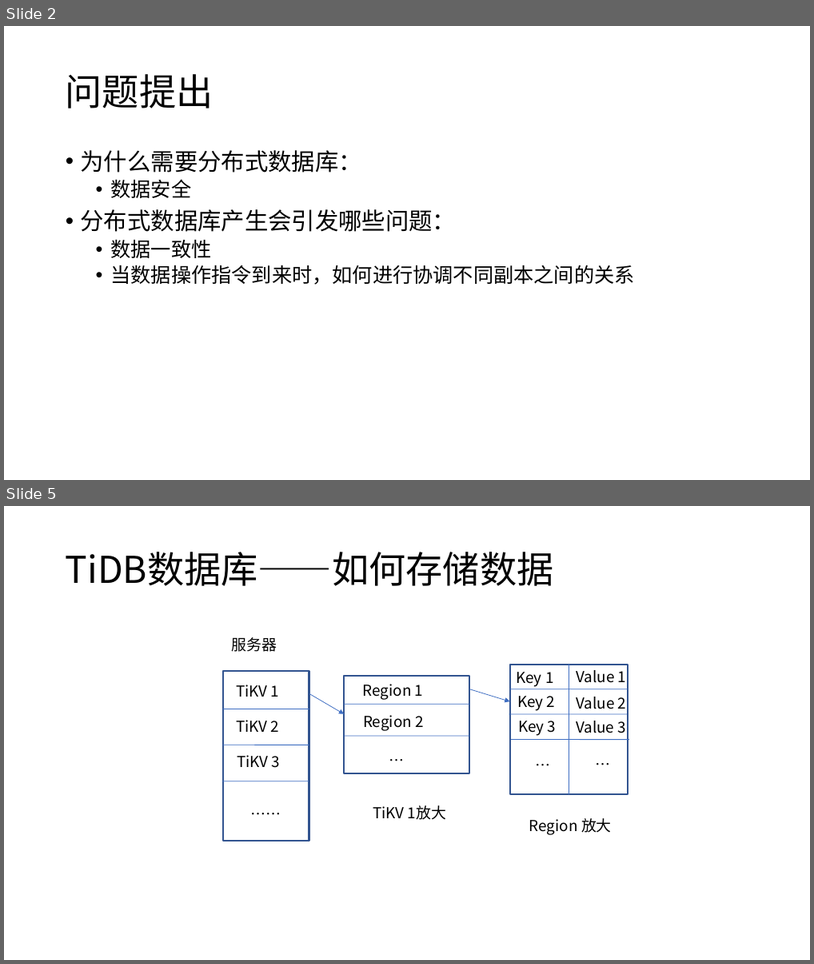
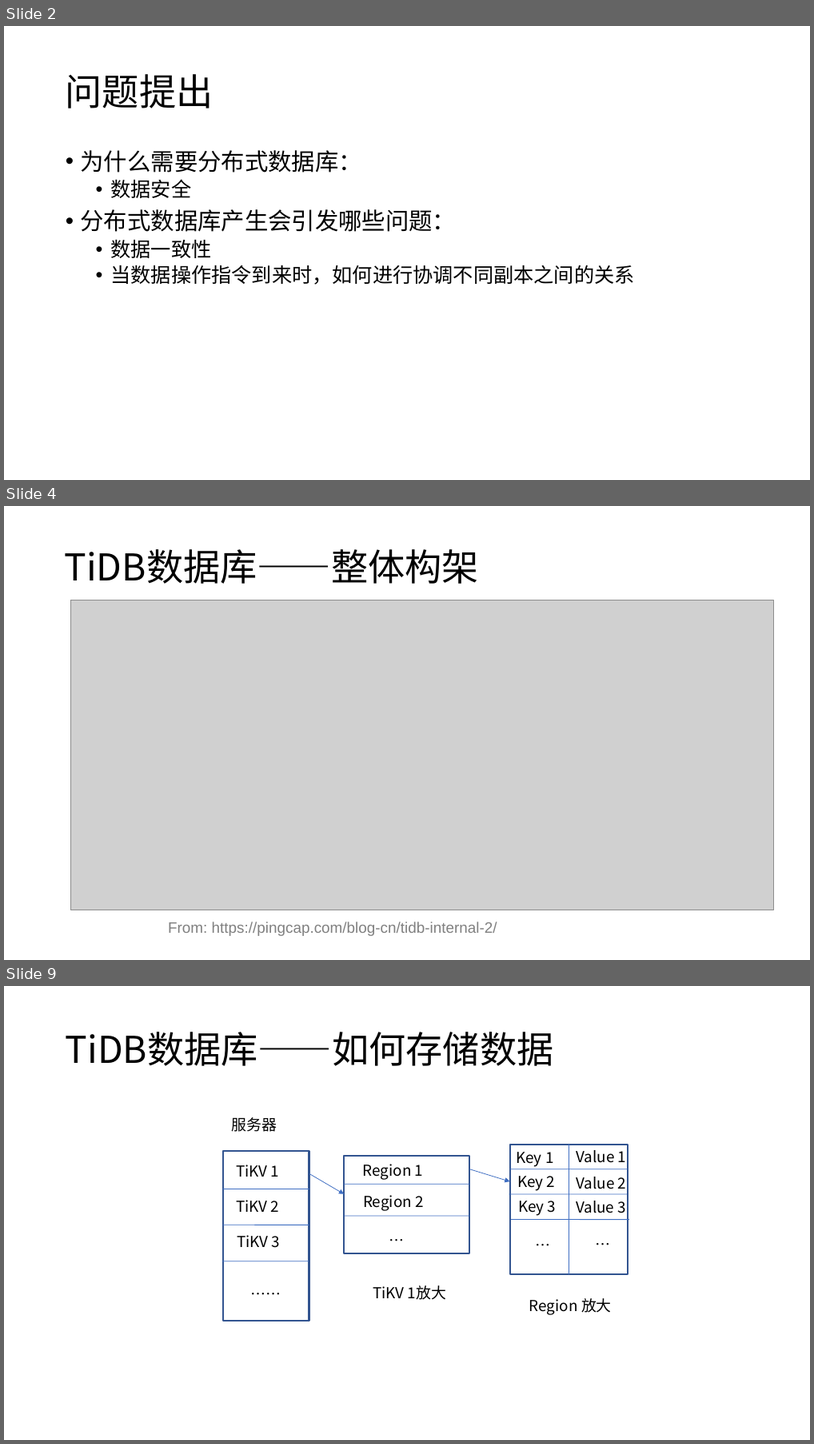
Before and after one commit to Doris404/Study-paper-channel, a slide deck: Chai' project/study material/notes/TiDB项目.pptx. Shown one above the other, each under a label of ours: slides 2 and 5 before the commit, slides 2, 4 and 9 after it; the slides between them are not shown. The pictures are 814x964 and 814x1444 pixels, drawn with LibreOffice and Linux fonts; fonts in the diff are those of the drawing; grey boxes stand for pictures. Boxes give left, top, right and bottom in pixels: in the first picture for what was removed or moved away, otherwise in the second. Text is boxed around its words. In the diff, an @@ line names an element or a change of style, - is before the commit and + after.

```diff
--- a/Chai' project/study material/notes/TiDB项目.pptx
+++ b/Chai' project/study material/notes/TiDB项目.pptx
@@ slide 4 added at [4, 506, 810, 960], background #FFFFFF @@
@@ text added at [65, 549, 480, 584], 44 pt, text #000000 @@
+TiDB数据库——整体构架
@@ picture added at [71, 600, 774, 909] @@
@@ text added at [168, 921, 498, 936], 18 pt, text #808080 @@
+From: https://pingcap.com/blog-cn/tidb-internal-2/
@@ what was slide 5 is now slide 9 @@
```
Also in this commit, not shown: 6 slides changed, 8 other slides added.
